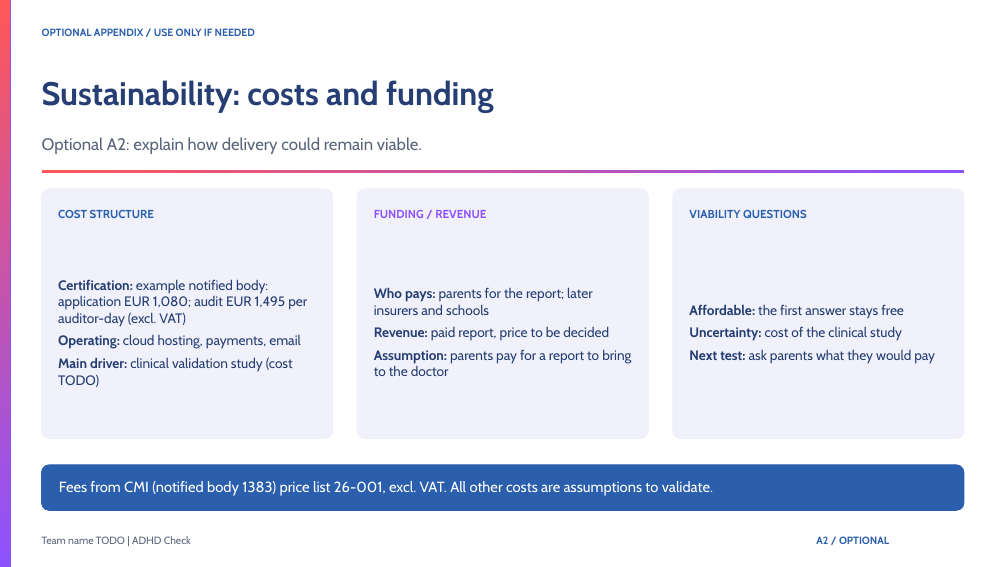
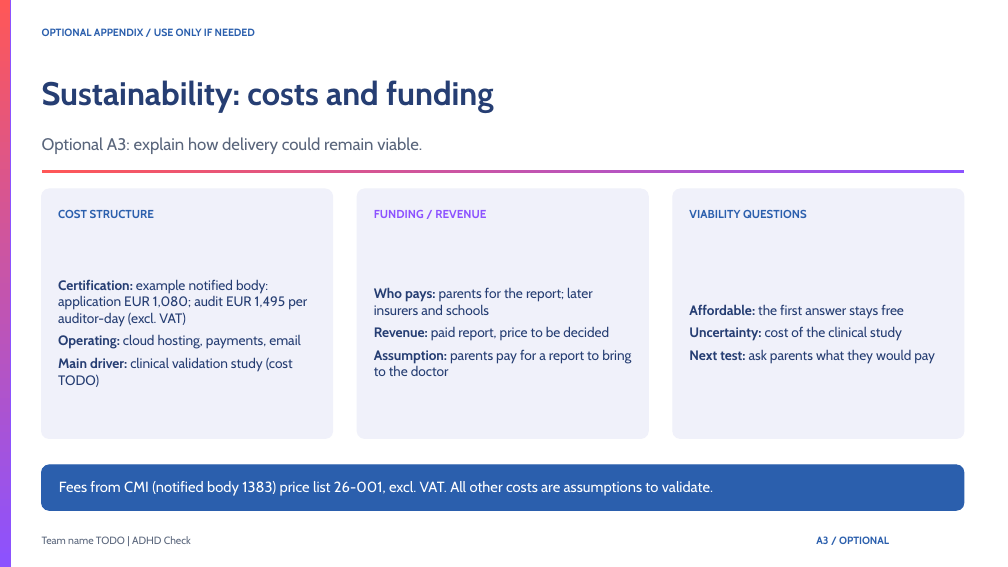
Before and after one commit to NovaCX23/adhdcheck, a slide deck: slide 12 of pitch/ADHD_Check_Pitch.pptx (slide 11 before the commit). Drawn at 1008x567 pixels with LibreOffice and Linux fonts; fonts in the diff are those of the drawing. Boxes give left, top, right and bottom in pixels: in the first picture for what was removed or moved away, otherwise in the second. Text is boxed around its words. In the diff, an @@ line names an element or a change of style, - is before the commit and + after.

```diff
--- a/pitch/ADHD_Check_Pitch.pptx
+++ b/pitch/ADHD_Check_Pitch.pptx
@@ text at [42,137,422,154]: text changed @@
-Optional A2: explain how delivery could remain viable.
+Optional A3: explain how delivery could remain viable.
@@ text at [816,536,889,544]: text changed @@
-A2 / OPTIONAL
+A3 / OPTIONAL
```
Also in this commit, not shown: 2 other slides changed, 1 slide added, 1 other file.
